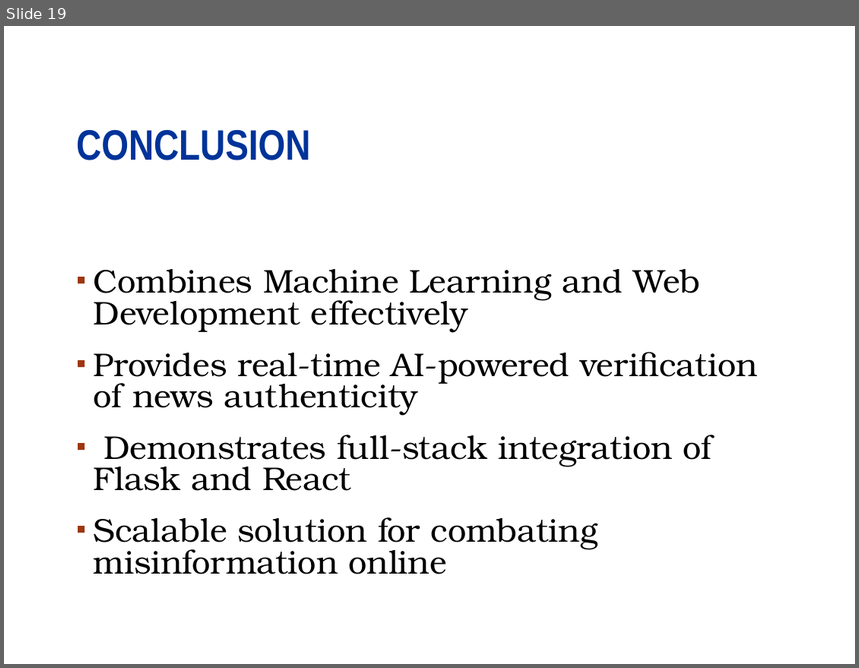
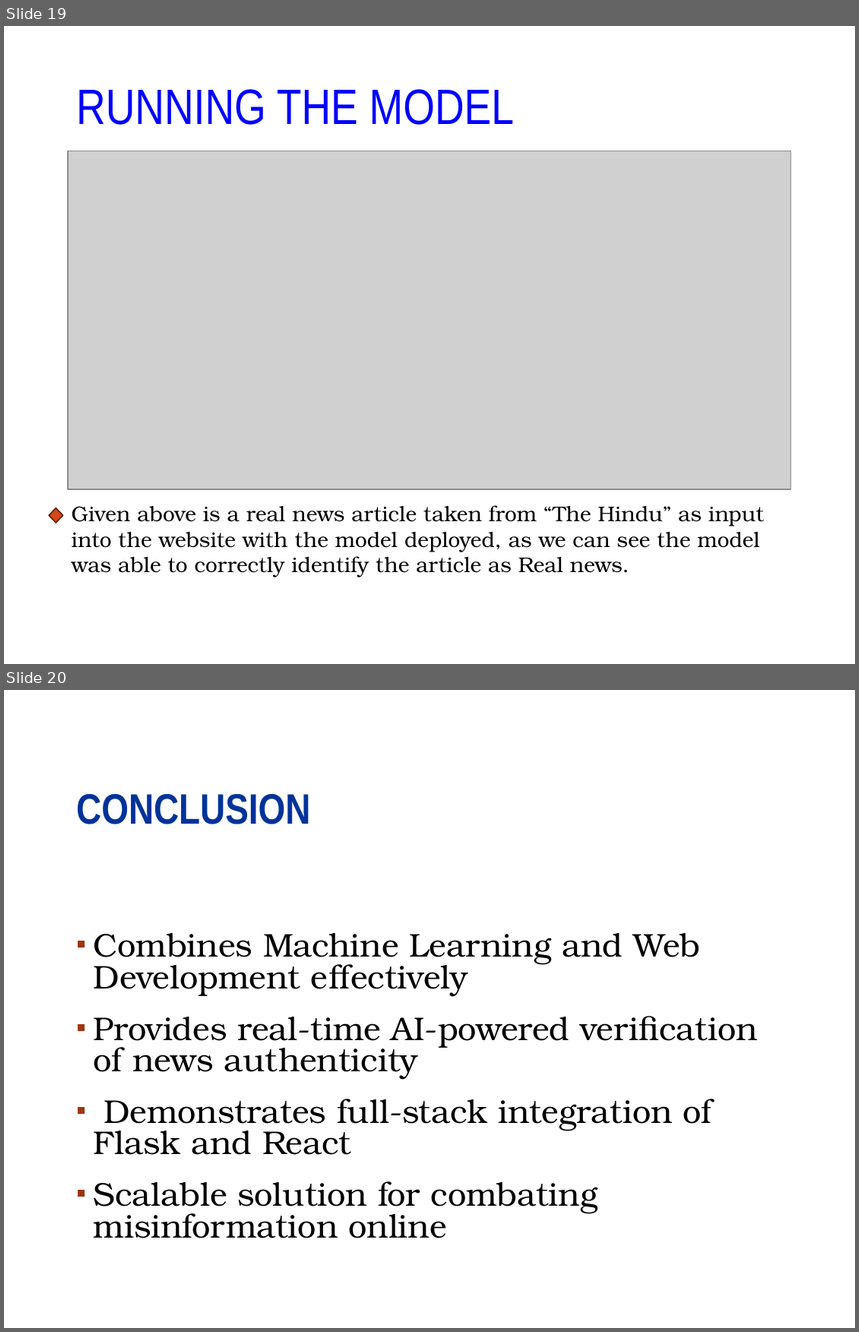
Before and after one commit to abhrojit1/Fake-news-detector-milestone-project, a slide deck: Fake news detection presentation.pptx. Shown one above the other, each under a label of ours: slide 19 before the commit, slides 19 and 20 after it. The pictures are 859x668 and 859x1332 pixels, drawn with LibreOffice and Linux fonts; fonts in the diff are those of the drawing; grey boxes stand for pictures; background and template pictures are left out. Boxes give left, top, right and bottom in pixels: in the first picture for what was removed or moved away, otherwise in the second. Text is boxed around its words. In the diff, an @@ line names an element or a change of style, - is before the commit and + after.

Commit message:
edit

```diff
--- a/Fake news detection presentation.pptx
+++ b/Fake news detection presentation.pptx
@@ slide 19 added at bbox=[4, 26, 855, 664], background #FFFFFF; not listed: 1 template element that a slide beside it also shows @@
@@ title added at bbox=[76, 89, 514, 125], 42 pt, text #0000FF @@
+RUNNING THE MODEL
@@ picture added at bbox=[68, 151, 791, 490] @@
@@ diamond added at bbox=[49, 509, 63, 523], fill #D34817, outline #5C200A 1 pt @@
@@ text added at bbox=[72, 506, 764, 578], 18 pt, text #000000 @@
+Given above is a real news article taken from “The Hindu” as input into the website with the model deployed, as we can see the model was able to correctly identify the article as Real news.
@@ what was slide 19 is now slide 20 @@
```
